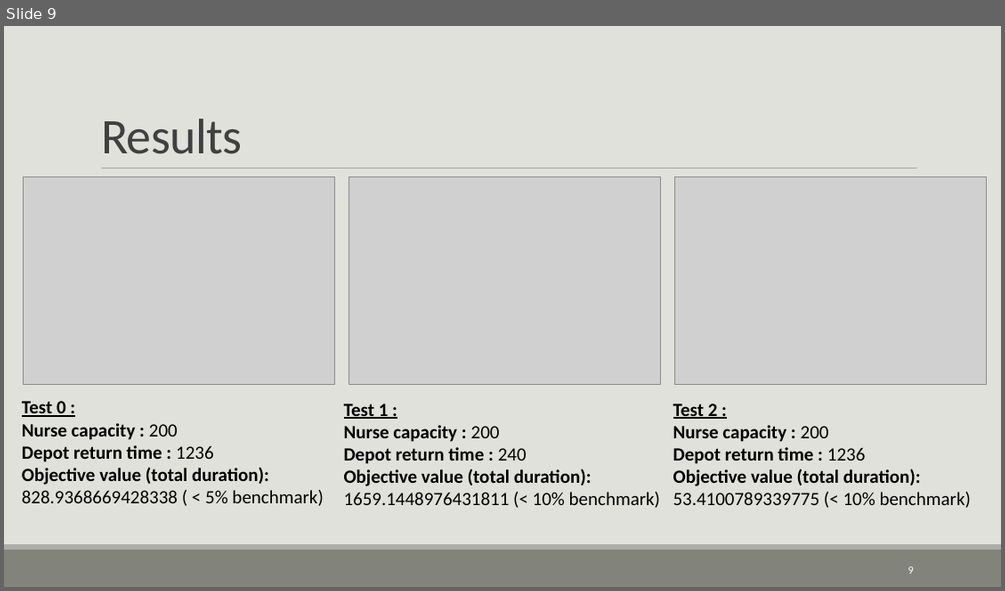
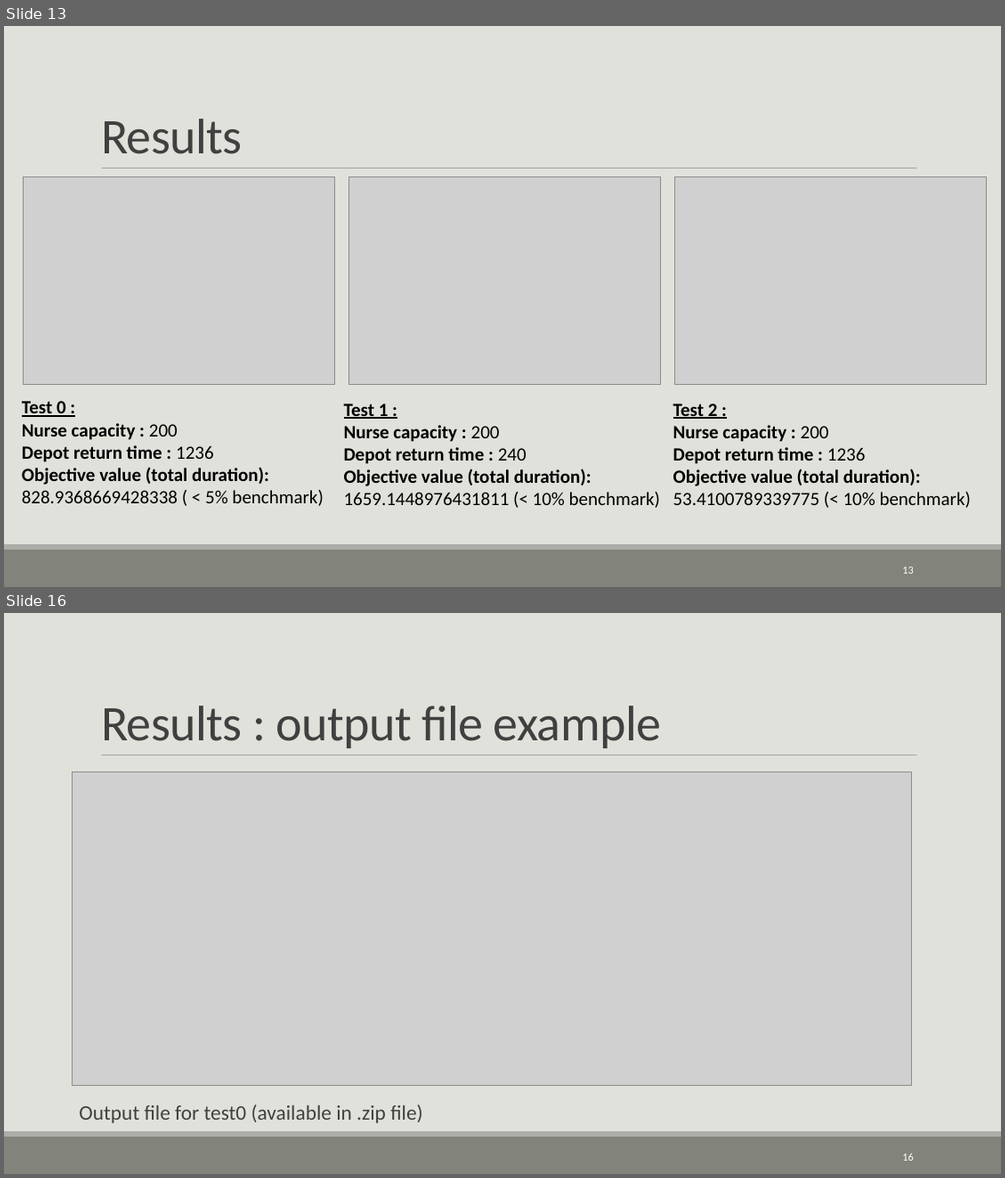
Before and after one commit to tanguyguyot/project2-bioai, a slide deck: files for project 2/presentation.odp. Shown one above the other, each under a label of ours: slide 9 before the commit, slides 13 and 16 after it; the slides between them are not shown. The pictures are 1005x591 and 1005x1178 pixels, drawn with LibreOffice and Linux fonts; fonts in the diff are those of the drawing; grey boxes stand for pictures. Boxes give left, top, right and bottom in pixels: in the first picture for what was removed or moved away, otherwise in the second. Text is boxed around its words. In the diff, an @@ line names an element or a change of style, - is before the commit and + after.

```diff
--- a/files for project 2/presentation.odp
+++ b/files for project 2/presentation.odp
@@ slide 16 added at box(4, 613, 1001, 1174), background #E1E1DB; not listed: 3 template elements that a slide beside it also shows @@
@@ title added at box(101, 706, 661, 748), 48 pt, text #404040 @@
+Results : output file example
@@ picture added at box(72, 771, 912, 1085) @@
@@ text added at box(79, 1104, 422, 1123), 20 pt, text #404040 @@
+  Output file for test0 (available in .zip file)
@@ page number added at box(902, 1153, 913, 1160), 10.5 pt, text #FFFFFF @@
+16
@@ what was slide 9 is now slide 13 @@
@@ page number at box(902, 566, 913, 573): text changed @@
-9
+13
```
Also in this commit, not shown: 2 slides changed, 7 other slides added, 2 slides removed, 24 other files.
